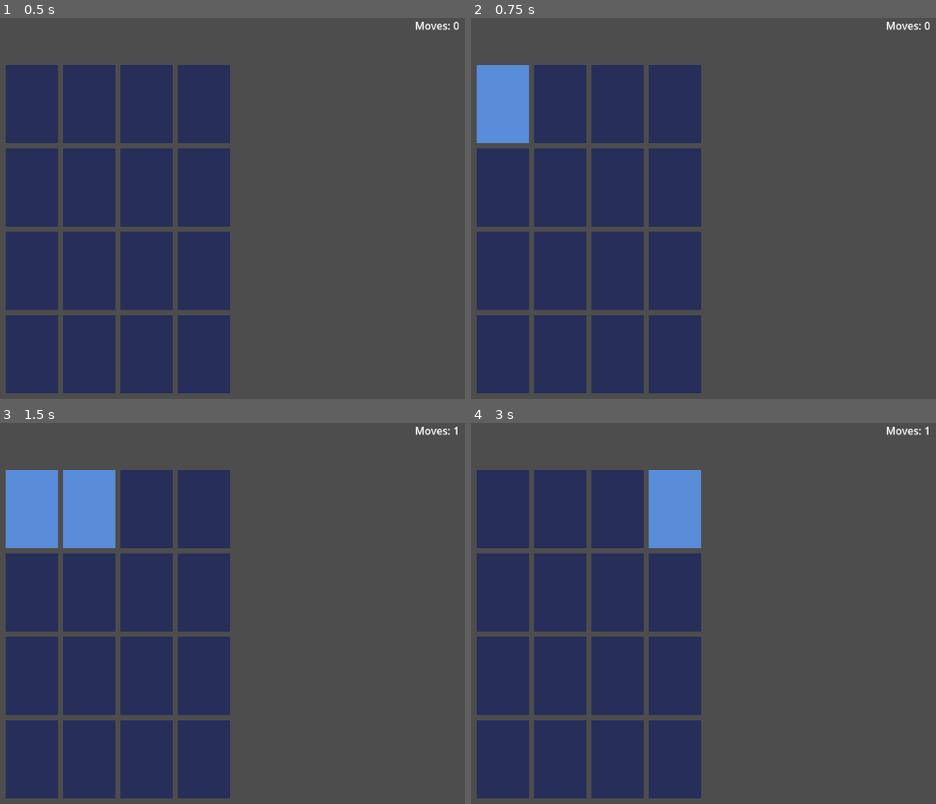
Above: before the commit, frames 1-4 (two rows, left to right).
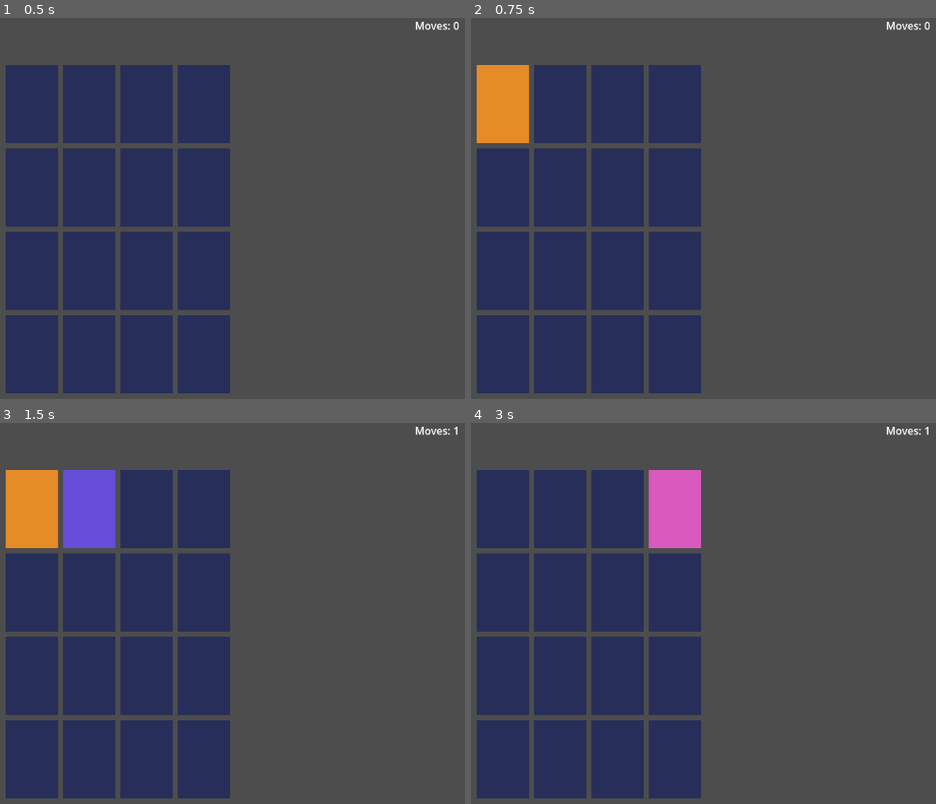
Above: after the commit, the same moments.

Repository: StephenWong-GIT/Card_Memory_Match
Game: Godot game, scene res://scenes/Game.tscn
Two runs of this game, one before a commit and one after it. Both use one fixed random seed, a clock stepped at 60 frames per second and the inputs below.
Inputs (mouse positions are in pixels of both pictures, inside the frame that each line leads up to):
- Up to frame 1 (0.5 s): no input
- Up to frame 2 (0.75 s): tap Enter at 0.5 s; drag from (503, 105) to (661, 136) at 0.52 s
- Up to frame 3 (1.5 s): tap Space at 1.25 s; drag from (88, 510) to (79, 720) at 1.27 s
- Up to frame 4 (3 s): tap Enter at 2 s; move the mouse to (619, 510) at 2.02 s; tap Ctrl at 2.1 s; click (619, 510) at 2.17 s; tap Space at 2.75 s; drag from (675, 510) to (outside the picture) at 2.77 s

Frame 1 is identical in both runs. In frame 2, 2.3% of the frame differs, in the area x 1-13%, y 12-33%; in frame 3, 4.6%, in the area x 1-25%, y 12-33%; in frame 4, 2.3%.

Commit message:
Fix: give each pair a distinct face-up color so matches are visible.

Diff:
--- a/scripts/card.gd
+++ b/scripts/card.gd
@@ -15,8 +15,24 @@
 var _state: State = State.FACE_DOWN
 
 const COLOR_FACE_DOWN := Color(0.15, 0.18, 0.35)
-const COLOR_FACE_UP := Color(0.35, 0.55, 0.85)
 const COLOR_MATCHED := Color(0.25, 0.65, 0.4)
+
+# One distinct color per pair so the player can see which cards go together.
+const PAIR_COLORS: Array = [
+	Color(0.85, 0.25, 0.25),  # 0 red
+	Color(0.90, 0.55, 0.15),  # 1 orange
+	Color(0.85, 0.80, 0.15),  # 2 yellow
+	Color(0.20, 0.75, 0.35),  # 3 green
+	Color(0.20, 0.65, 0.85),  # 4 cyan
+	Color(0.40, 0.30, 0.85),  # 5 purple
+	Color(0.85, 0.35, 0.75),  # 6 pink
+	Color(0.15, 0.55, 0.65),  # 7 teal
+]
+
+func _face_up_color() -> Color:
+	if pair_id >= 0 and pair_id < PAIR_COLORS.size():
+		return PAIR_COLORS[pair_id]
+	return Color(0.35, 0.55, 0.85)
 
 
 func _ready() -> void:
@@ -64,7 +80,7 @@
 		State.FACE_DOWN:
 			_face.color = COLOR_FACE_DOWN
 		State.FACE_UP:
-			_face.color = COLOR_FACE_UP
+			_face.color = _face_up_color()
 		State.MATCHED:
 			_face.color = COLOR_MATCHED
 
